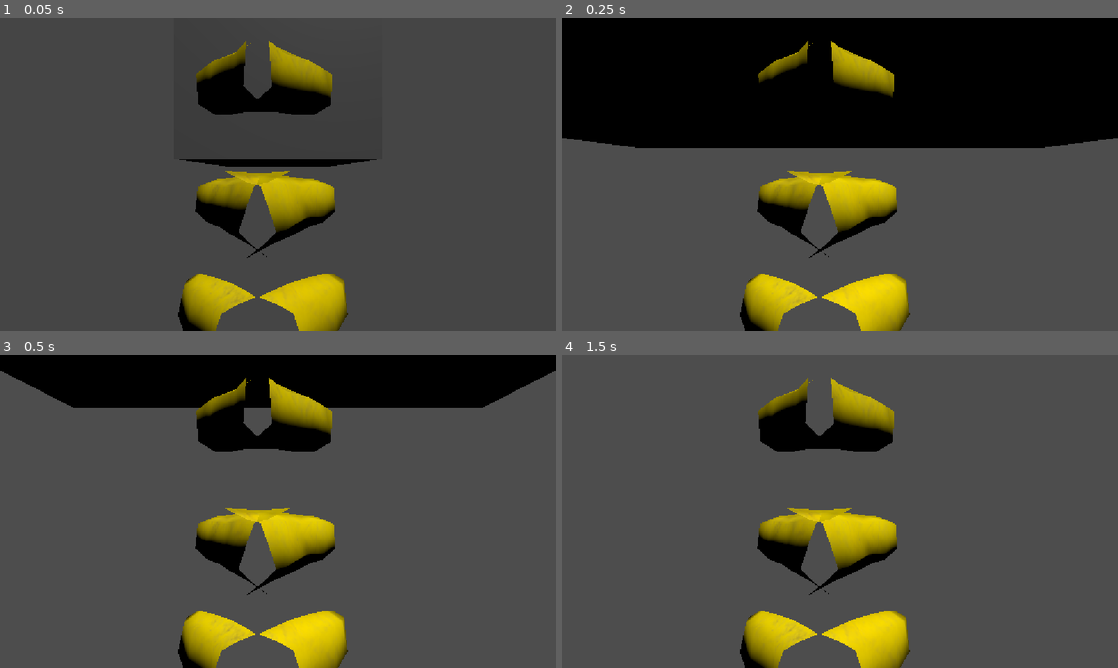
Above: before the commit, frames 1-4 (two rows, left to right).
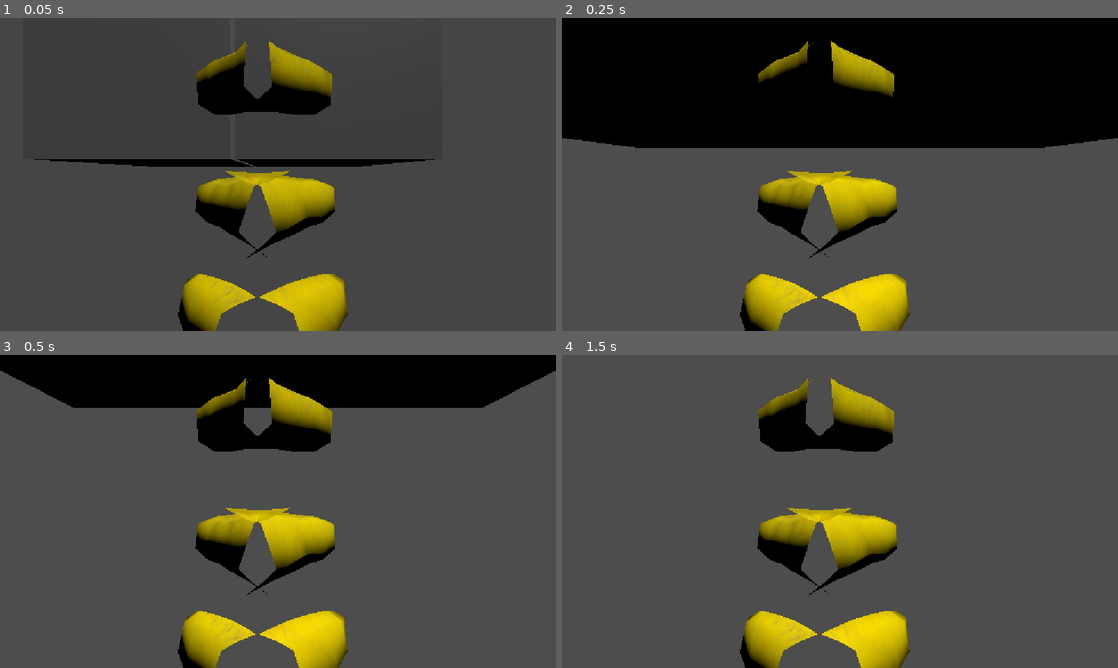
Above: after the commit, the same moments.

Repository: JonShard/VRyHungry
Game: Godot game, scene res://main.tscn
Same seed, same stepped clock (60 frames per second), same inputs: the game is played once before the commit and once after it.
Inputs (mouse positions are in pixels of both pictures, inside the frame that each line leads up to):
- Up to frame 1 (0.05 s): no input
- Up to frame 2 (0.25 s): no input
- Up to frame 3 (0.5 s): no input
- Up to frame 4 (1.5 s): tap Enter (ui_accept) at 0.5, 0.77, 1.07, 1.25 s; move the mouse to (962, 495) at 0.52 s; hold Right (ui_right) 0.53-1.25 s; click (962, 495) at 0.67 s; drag from (728, 527) to (812, 574) at 1.27 s

The runs differ from the first frame. In frame 1, 0.7% of the frame differs, in the area x 6-79%, y 45-48%; in frame 2, nothing differs; in frame 3, nothing differs; in frame 4, nothing differs.

Commit message:
Add logic to convert item to other

Diff:
--- /dev/null
+++ b/Charcoal.tscn
@@ -0,0 +1,48 @@
+[gd_scene format=3 uid="uid://cucc3gaqu2nab"]
+
+[ext_resource type="PackedScene" uid="uid://c8l60rnugru40" path="res://addons/godot-xr-tools/objects/pickable.tscn" id="1_r73y2"]
+[ext_resource type="PackedScene" uid="uid://c25yxb0vt53vc" path="res://addons/godot-xr-tools/objects/grab_points/grab_point_hand_left.tscn" id="2_nfmuy"]
+[ext_resource type="Animation" uid="uid://db62hs5s4n2b3" path="res://addons/godot-xr-tools/hands/animations/left/Grip 4.res" id="3_bsb6f"]
+[ext_resource type="Script" uid="uid://dvobm6vcfnqe8" path="res://addons/godot-xr-tools/hands/poses/hand_pose_settings.gd" id="4_mgacb"]
+[ext_resource type="PackedScene" uid="uid://ctw7nbntd5pcj" path="res://addons/godot-xr-tools/objects/grab_points/grab_point_hand_right.tscn" id="5_vw7i6"]
+[ext_resource type="Animation" uid="uid://d1xnpyc08njjx" path="res://addons/godot-xr-tools/hands/animations/right/Grip 4.res" id="6_cp3eg"]
+
+[sub_resource type="CylinderShape3D" id="CylinderShape3D_gkni8"]
+custom_solver_bias = 0.1
+height = 0.1
+radius = 0.1
+
+[sub_resource type="StandardMaterial3D" id="StandardMaterial3D_e28iu"]
+albedo_color = Color(0.06879827, 0.06879828, 0.06879828, 1)
+
+[sub_resource type="CylinderMesh" id="CylinderMesh_vebgy"]
+material = SubResource("StandardMaterial3D_e28iu")
+top_radius = 0.1
+bottom_radius = 0.1
+height = 0.1
+
+[sub_resource type="Resource" id="Resource_lc22d"]
+script = ExtResource("4_mgacb")
+closed_pose = ExtResource("3_bsb6f")
+metadata/_custom_type_script = "uid://dvobm6vcfnqe8"
+
+[sub_resource type="Resource" id="Resource_qyiot"]
+script = ExtResource("4_mgacb")
+closed_pose = ExtResource("6_cp3eg")
+metadata/_custom_type_script = "uid://dvobm6vcfnqe8"
+
+[node name="PickableObject" unique_id=1675596942 instance=ExtResource("1_r73y2")]
+
+[node name="CollisionShape3D" parent="." index="0"]
+shape = SubResource("CylinderShape3D_gkni8")
+
+[node name="MeshInstance3D" type="MeshInstance3D" parent="." index="1" unique_id=1223689787]
+mesh = SubResource("CylinderMesh_vebgy")
+
+[node name="GrabPointHandLeft" parent="." index="2" unique_id=1571481674 instance=ExtResource("2_nfmuy")]
+transform = Transform3D(1, 0, 0, 0, 1, 0, 0, 0, 1, -0.067650706, 0.04601878, -0.08606844)
+hand_pose = SubResource("Resource_lc22d")
+
+[node name="GrabPointHandRight" parent="." index="3" unique_id=514404634 instance=ExtResource("5_vw7i6")]
+transform = Transform3D(1, 0, 0, 0, 1, 0, 0, 0, 1, 0.06531982, 0.042291984, -0.08604182)
+hand_pose = SubResource("Resource_qyiot")
--- a/PickupCube.tscn
+++ b/PickupCube.tscn
@@ -6,6 +6,8 @@
 [ext_resource type="Script" uid="uid://dvobm6vcfnqe8" path="res://addons/godot-xr-tools/hands/poses/hand_pose_settings.gd" id="4_hc3f7"]
 [ext_resource type="PackedScene" uid="uid://ctw7nbntd5pcj" path="res://addons/godot-xr-tools/objects/grab_points/grab_point_hand_right.tscn" id="5_a0a5b"]
 [ext_resource type="Animation" uid="uid://d1xnpyc08njjx" path="res://addons/godot-xr-tools/hands/animations/right/Grip 4.res" id="6_bdp75"]
+[ext_resource type="Script" uid="uid://bs7cxydoxk1cx" path="res://cookable_item.gd" id="7_hc3f7"]
+[ext_resource type="PackedScene" uid="uid://cucc3gaqu2nab" path="res://Charcoal.tscn" id="8_a0a5b"]
 
 [sub_resource type="BoxShape3D" id="BoxShape3D_m1xbq"]
 size = Vector3(0.1, 0.1, 0.1)
@@ -37,10 +39,13 @@
 
 [node name="GrabPointHandLeft" parent="." index="2" unique_id=1571481674 instance=ExtResource("2_pxnkq")]
 transform = Transform3D(1, 0, 0, 0, 1, 0, 0, 0, 1, -0.067650706, 0.04601878, -0.08606844)
-visible = true
 hand_pose = SubResource("Resource_lc22d")
 
 [node name="GrabPointHandRight" parent="." index="3" unique_id=514404634 instance=ExtResource("5_a0a5b")]
 transform = Transform3D(1, 0, 0, 0, 1, 0, 0, 0, 1, 0.06531982, 0.042291984, -0.08604182)
-visible = true
 hand_pose = SubResource("Resource_qyiot")
+
+[node name="CookableItem" type="Node" parent="." index="4" unique_id=1139889801]
+script = ExtResource("7_hc3f7")
+cooking_time = 2.0
+turns_into = ExtResource("8_a0a5b")
--- /dev/null
+++ b/cookable_item.gd
@@ -0,0 +1,9 @@
+class_name CookableItem
+extends Node
+
+@export_range(0.0, 30.0, 0.5, "or_greater", "suffix:s") var cooking_time: float = 4.0
+@export var turns_into: PackedScene
+
+func _ready() -> void:
+	if not turns_into:
+		push_error("Cooking Error: 'turns_into' PackedScene is missing on ", name, ". Please assign a scene in the Inspector.")
--- /dev/null
+++ b/hob.gd
@@ -0,0 +1,60 @@
+extends StaticBody3D
+
+
+@export var cook_speed = 1
+@onready var snap_zone: XRToolsSnapZone = $XRToolsSnapZone
+
+var item = null
+var progress = 0
+
+# Called when the node enters the scene tree for the first time.
+func _ready() -> void:
+	if snap_zone.initial_object:
+		item = snap_zone.initial_object
+		print("Hob has item: ", item)
+	else:
+		print("Hob is empty")
+
+func convert_item(cookable: CookableItem) -> void:
+	print("Converting ", cookable)
+
+	var old_pickable = snap_zone.picked_up_object
+	if not old_pickable:
+		push_warning("Hob finished cooking item, but snap zone is missing its reference")
+		return
+
+	print("picked_up_object ", snap_zone.picked_up_object)
+
+	var original_transform = old_pickable.global_transform
+	var new_scene_instance = cookable.turns_into.instantiate()
+
+	# Add the new item to the hob's parent (so it lives in the main world space)
+	get_parent().add_child(new_scene_instance)
+	new_scene_instance.global_transform = original_transform
+
+	snap_zone.drop_object()
+	print("old_pickable  ", old_pickable)
+	old_pickable.queue_free()
+	snap_zone.pick_up_object(new_scene_instance)
+
+
+# Called every frame. 'delta' is the elapsed time since the previous frame.
+func _process(delta: float) -> void:
+	print("Picked obj:", snap_zone.picked_up_object)
+
+	# Find the CookableItem in held object
+	var cookable = null
+	if snap_zone.picked_up_object:
+		var matches = snap_zone.picked_up_object.get_children().filter(func(c): return c is CookableItem)
+		if matches.size() > 0:
+			cookable = matches[0]
+
+	# Cook it if exists, then convert item after cooking
+	if cookable:
+		progress += cook_speed * delta
+		print("Cooking ", progress)
+		if progress >= cookable.cooking_time:
+			progress = 0
+			convert_item(cookable)
+	else:
+		progress = 0
--- a/main.tscn
+++ b/main.tscn
@@ -2,11 +2,9 @@
 
 [ext_resource type="Script" uid="uid://b4ldkd3ngs0vp" path="res://main.gd" id="1_0xm2m"]
 [ext_resource type="PackedScene" uid="uid://j5s5wus7tuhb" path="res://XROrigin.tscn" id="2_h2yge"]
+[ext_resource type="Script" uid="uid://cquqe4f1m1sw6" path="res://addons/godot-xr-tools/objects/snap_zone.gd" id="3_1bvp3"]
 [ext_resource type="PackedScene" uid="uid://e4i6o5oriecx" path="res://PickupCube.tscn" id="3_h2yge"]
-
-[sub_resource type="BoxShape3D" id="BoxShape3D_24d3s"]
-
-[sub_resource type="BoxMesh" id="BoxMesh_i5j2u"]
+[ext_resource type="Script" uid="uid://bsn8vhv5adxdo" path="res://hob.gd" id="3_lquwl"]
 
 [sub_resource type="BoxShape3D" id="BoxShape3D_vlqg6"]
 size = Vector3(5, 0.1, 5)
@@ -14,20 +12,19 @@
 [sub_resource type="BoxMesh" id="BoxMesh_24d3s"]
 size = Vector3(5, 0.1, 5)
 
+[sub_resource type="BoxShape3D" id="BoxShape3D_24d3s"]
+
+[sub_resource type="BoxMesh" id="BoxMesh_i5j2u"]
+
+[sub_resource type="SphereShape3D" id="SphereShape3D_vlqg6"]
+
 [node name="Main" type="Node3D" unique_id=1312265607]
 script = ExtResource("1_0xm2m")
 
+[node name="XROrigin3D" parent="." unique_id=2055526621 instance=ExtResource("2_h2yge")]
+
 [node name="DirectionalLight3D" type="DirectionalLight3D" parent="." unique_id=1376644384]
 transform = Transform3D(-0.8660254, -0.43301278, 0.24999999, 0.3022632, -0.05510214, 0.9516306, -0.39829266, 0.8997021, 0.17860365, 0, 0, 0)
-
-[node name="Box" type="StaticBody3D" parent="." unique_id=799977363]
-transform = Transform3D(1, 0, 0, 0, 1, 0, 0, 0, 1, 0, 0.5, -1.484)
-
-[node name="CollisionShape3D" type="CollisionShape3D" parent="Box" unique_id=709939046]
-shape = SubResource("BoxShape3D_24d3s")
-
-[node name="MeshInstance3D" type="MeshInstance3D" parent="Box/CollisionShape3D" unique_id=764879781]
-mesh = SubResource("BoxMesh_i5j2u")
 
 [node name="Floor" type="StaticBody3D" parent="." unique_id=122279514]
 transform = Transform3D(1, 0, 0, 0, 1, 0, 0, 0, 1, 0, -0.05, 0)
@@ -38,16 +35,61 @@
 [node name="MeshInstance3D" type="MeshInstance3D" parent="Floor/CollisionShape3D" unique_id=1939997056]
 mesh = SubResource("BoxMesh_24d3s")
 
-[node name="XROrigin3D" parent="." unique_id=2055526621 instance=ExtResource("2_h2yge")]
+[node name="Hob" type="StaticBody3D" parent="." unique_id=799977363]
+transform = Transform3D(1, 0, 0, 0, 1, 0, 0, 0, 1, 0.29336345, 0.5, -1.484)
+script = ExtResource("3_lquwl")
+
+[node name="CollisionShape3D" type="CollisionShape3D" parent="Hob" unique_id=709939046]
+shape = SubResource("BoxShape3D_24d3s")
+
+[node name="MeshInstance3D" type="MeshInstance3D" parent="Hob/CollisionShape3D" unique_id=764879781]
+mesh = SubResource("BoxMesh_i5j2u")
+
+[node name="Label3D" type="Label3D" parent="Hob/CollisionShape3D" unique_id=1357581958]
+transform = Transform3D(0.9999992, 0, 0, 0, 0.99999946, 0, 0, 0, 0.9999992, 0.002797456, 0.6309581, -0.2812457)
+text = "Hob"
+
+[node name="XRToolsSnapZone" type="Area3D" parent="Hob" unique_id=282181673]
+transform = Transform3D(1, 0, 0, 0, 1, 0, 0, 0, 1, 0, 0.5270121, 0)
+collision_layer = 65536
+collision_mask = 65536
+script = ExtResource("3_1bvp3")
+snap_mode = 1
+initial_object = NodePath("../../PickableObject2")
+metadata/_custom_type_script = "uid://cquqe4f1m1sw6"
+
+[node name="CollisionShape3D2" type="CollisionShape3D" parent="Hob/XRToolsSnapZone" unique_id=808936665]
+transform = Transform3D(0.5, 0, 0, 0, 0.5, 0, 0, 0, 0.5, 0, -0.000975132, 0)
+shape = SubResource("SphereShape3D_vlqg6")
+
+[node name="Counter" type="StaticBody3D" parent="." unique_id=1606773951]
+transform = Transform3D(1, 0, 0, 0, 1, 0, 0, 0, 1, -0.7321187, 0.5, -1.484)
+
+[node name="CollisionShape3D" type="CollisionShape3D" parent="Counter" unique_id=1488758675]
+shape = SubResource("BoxShape3D_24d3s")
+
+[node name="MeshInstance3D" type="MeshInstance3D" parent="Counter/CollisionShape3D" unique_id=1356208894]
+mesh = SubResource("BoxMesh_i5j2u")
+
+[node name="Label3D" type="Label3D" parent="Counter/CollisionShape3D" unique_id=1406314269]
+transform = Transform3D(0.9999992, 0, 0, 0, 0.99999946, 0, 0, 0, 0.9999992, 0.002797456, 0.6309581, -0.2812457)
+text = "Counter"
+
+[node name="XRToolsSnapZone" type="Area3D" parent="Counter" unique_id=1197324324]
+transform = Transform3D(1, 0, 0, 0, 1, 0, 0, 0, 1, 0, 0.5270121, 0)
+collision_layer = 0
+collision_mask = 65537
+script = ExtResource("3_1bvp3")
+snap_mode = 1
+initial_object = NodePath("../../PickableObject")
+metadata/_custom_type_script = "uid://cquqe4f1m1sw6"
+
+[node name="CollisionShape3D2" type="CollisionShape3D" parent="Counter/XRToolsSnapZone" unique_id=1304830059]
+transform = Transform3D(0.5, 0, 0, 0, 0.5, 0, 0, 0, 0.5, 0, -0.000975132, 0)
+shape = SubResource("SphereShape3D_vlqg6")
 
 [node name="PickableObject" parent="." unique_id=1675596942 instance=ExtResource("3_h2yge")]
-transform = Transform3D(1, 0, 0, 0, 1, 0, 0, 0, 1, 0, 1.0957007, -1.1400242)
+transform = Transform3D(1, 0, -2.2351742e-08, -2.9802322e-08, 1.0000001, 0, -2.6077032e-08, 1.4901161e-08, 1, -0.70505303, 1.1780516, -1.4470987)
 
-[node name="Box2" type="StaticBody3D" parent="." unique_id=191478406]
-transform = Transform3D(1, 0, 0, 0, 5, 0, 0, 0, 1, 0, 0.5, 1.9750495)
-
-[node name="CollisionShape3D" type="CollisionShape3D" parent="Box2" unique_id=1818266327]
-shape = SubResource("BoxShape3D_24d3s")
-
-[node name="MeshInstance3D" type="MeshInstance3D" parent="Box2/CollisionShape3D" unique_id=1977518613]
-mesh = SubResource("BoxMesh_i5j2u")
+[node name="PickableObject2" parent="." unique_id=713087634 instance=ExtResource("3_h2yge")]
+transform = Transform3D(1, 0, -2.2351742e-08, -2.9802322e-08, 1.0000001, 0, -2.6077032e-08, 1.4901161e-08, 1, 0.28315204, 1.1626935, -1.4811357)
--- a/project.godot
+++ b/project.godot
@@ -29,6 +29,21 @@
 
 enabled=PackedStringArray("res://addons/godot-xr-tools/plugin.cfg")
 
+[layer_names]
+
+3d_physics/layer_1="Static World"
+3d_physics/layer_2="Dynamic World"
+3d_physics/layer_3="Pickable Objects"
+3d_physics/layer_4="Wall Walking"
+3d_physics/layer_5="Grappling Target"
+3d_physics/layer_17="Held Objects"
+3d_physics/layer_18="Player Hands"
+3d_physics/layer_19="Grab Handles"
+3d_physics/layer_20="Player Body"
+3d_physics/layer_21="Pointable Objects"
+3d_physics/layer_22="Hand Pose Areas"
+3d_physics/layer_23="UI Objects"
+
 [physics]
 
 3d/physics_engine="Jolt Physics"
Not shown, added: cookable_item.gd.uid
Not shown, added: hob.gd.uid
